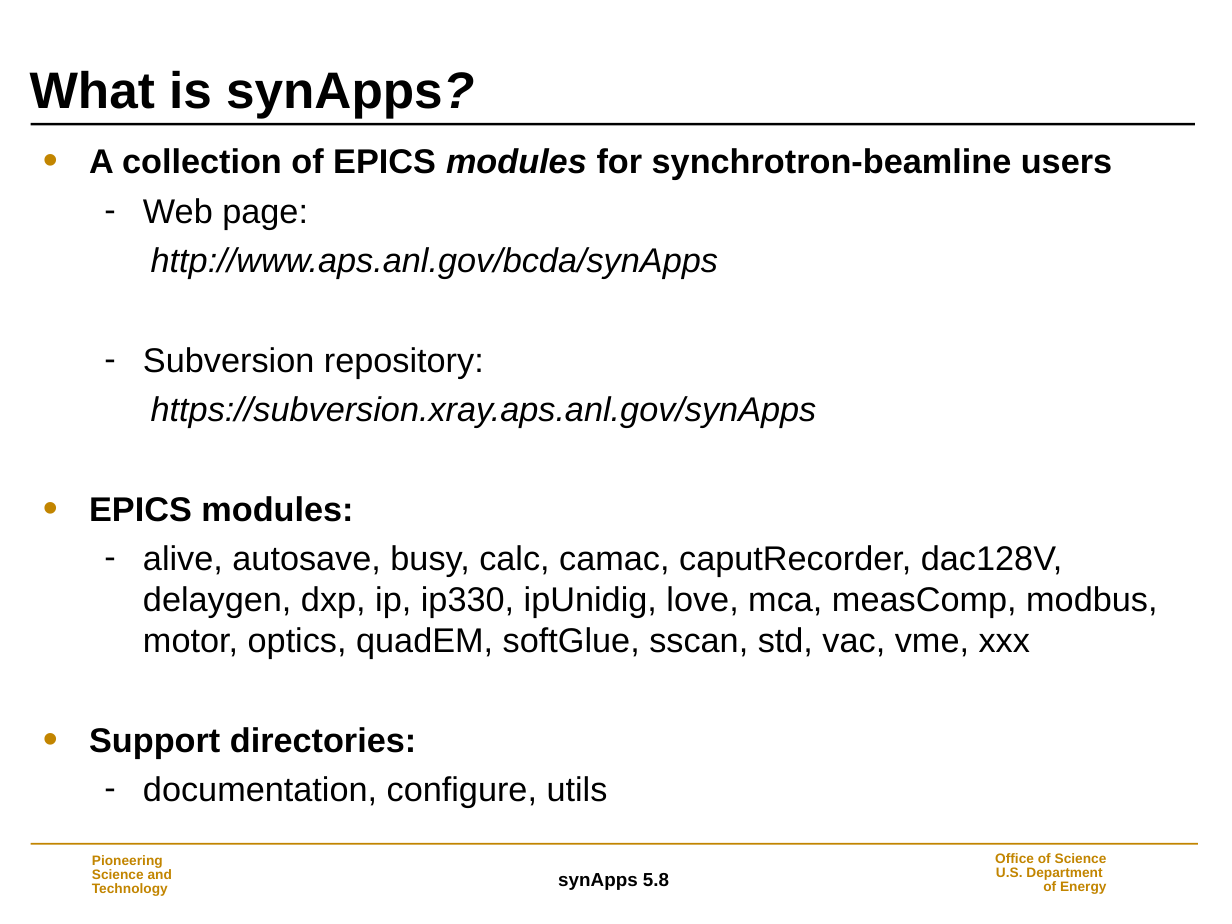
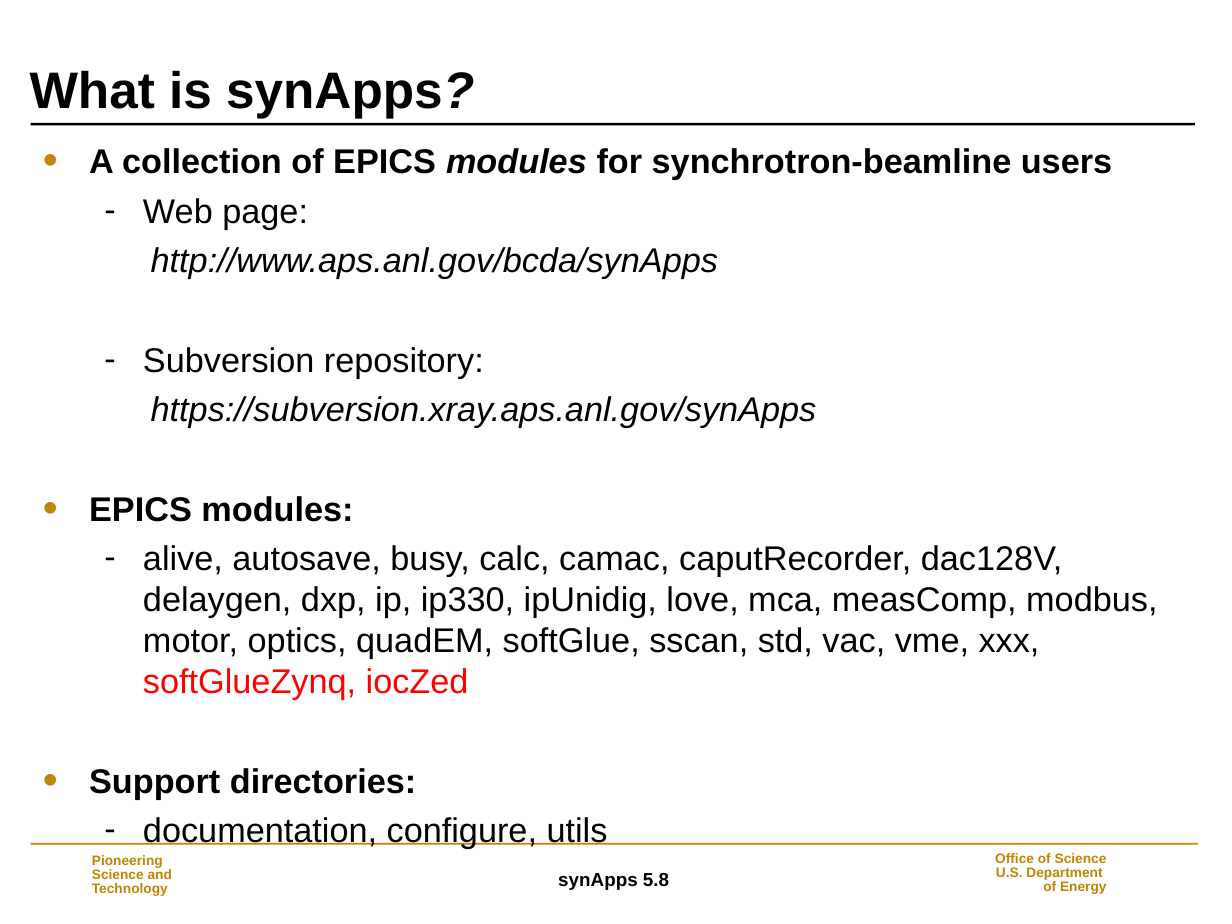
Before and after one commit to EPICS-synApps/support, a slide deck: slide 2 of documentation/IntroToSynApps.ppt. Drawn at 1232x924 pixels with LibreOffice and Linux fonts; fonts in the diff are those of the drawing; background and template pictures are left out. Boxes give left, top, right and bottom in pixels: in the first picture for what was removed or moved away, otherwise in the second. Text is boxed around its words. In the diff, an @@ line names an element or a change of style, - is before the commit and + after.

Commit message:
Updated with softGlueZynq and iocZed

```diff
--- a/documentation/IntroToSynApps.ppt
+++ b/documentation/IntroToSynApps.ppt
@@ text at box(143, 545, 1157, 700): text changed @@
-  – alive, autosave, busy, calc, camac, caputRecorder, dac128V, delaygen, dxp, ip, ip330, ipUnidig, love, mca, measComp, modbus, motor, optics, quadEM, softGlue, sscan, std, vac, vme, xxx
+  – alive, autosave, busy, calc, camac, caputRecorder, dac128V, delaygen, dxp, ip, ip330, ipUnidig, love, mca, measComp, modbus, motor, optics, quadEM, softGlue, sscan, std, vac, vme, xxx, softGlueZynq, iocZed
```
Also in this commit, not shown: 1 other slide changed, 3 slides added.
